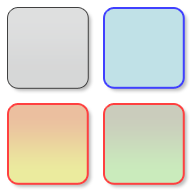
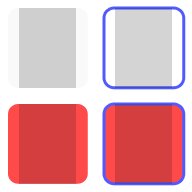
The second 192×192 image is a revision of the first. Changes to its layers:
added layer "Body" (1st of 4, in "Selected") (17%) in group "Selected" over (x1=115, y1=8, x2=172, y2=88)
"Selected" (2nd of 2, in "Selected"): opacity 75% → 100% over (x1=104, y1=8, x2=184, y2=88)
added layer "Body" (2nd of 4, in "Default") (17%) in group "Default" over (x1=19, y1=8, x2=76, y2=88)
"Default" (2nd of 2, in "Default"): opacity 75% → 100% over (x1=8, y1=8, x2=88, y2=88)
added layer "Body" (3rd of 4, in "Error+Selected") (17%) in group "Error+Selected" over (x1=115, y1=104, x2=172, y2=184)
renamed "Error copy" to "Error", opacity 75% → 100% over (x1=104, y1=104, x2=184, y2=184)
added layer "Body" (4th of 4, in "Error") (17%) in group "Error" over (x1=19, y1=104, x2=76, y2=184)
"Error" (3rd of 3, in "Error"): opacity 75% → 100% over (x1=8, y1=104, x2=88, y2=184)
